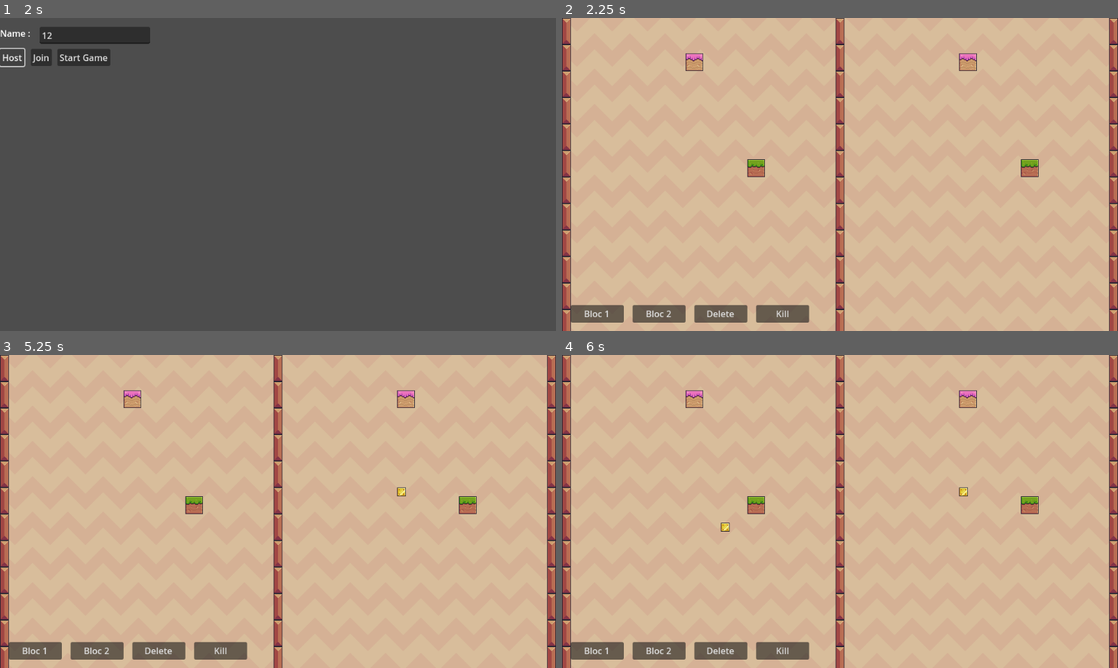
Above: before the commit, frames 1-4 (two rows, left to right).
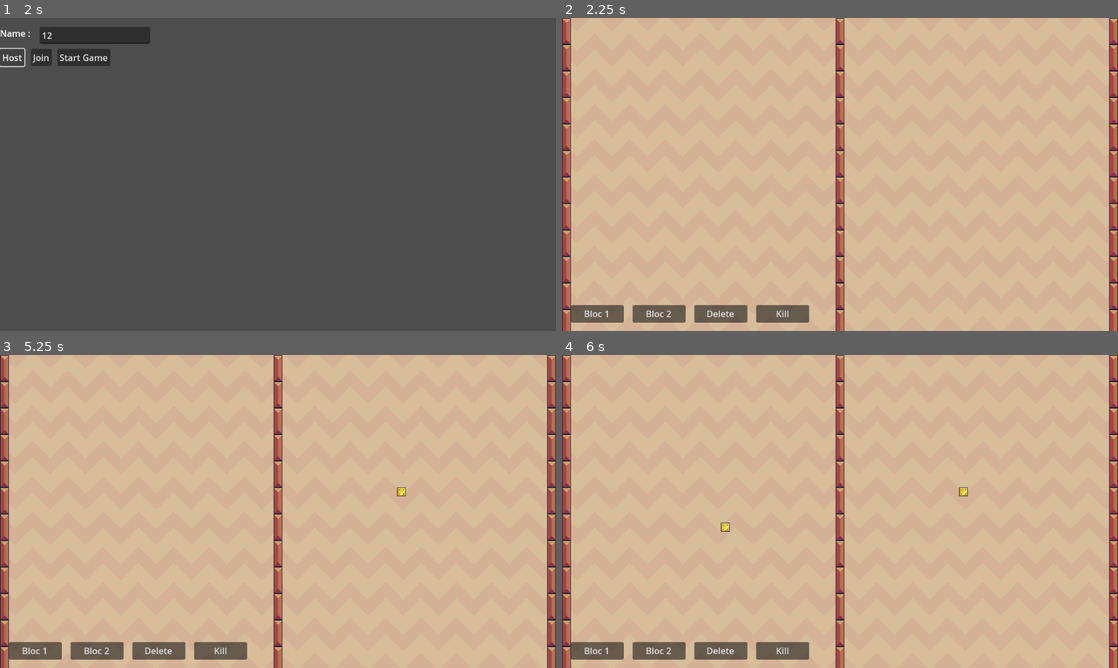
Above: after the commit, the same moments.

Repository: katsulon/Sly-Contest
Game: Godot game, scene res://Multiplayer/MultiplayerScene.tscn
The game is run twice, just before and just after one commit, with the same random seed, the same clock (stepped at 60 frames per second) and the same inputs.
Inputs (mouse positions are in pixels of both pictures, inside the frame that each line leads up to):
- Up to frame 1 (2 s): click (94, 36) at 0.52 s; type "12" at 0.6 s; click "Host" at 1.25 s
- Up to frame 2 (2.25 s): click "Start Game" at 2 s
- Up to frame 3 (5.25 s): click "Bloc 1" at 2.75 s; click "Bloc 2" at 3.5 s; click "Kill" at 4.25 s; tap Enter (ui_accept) at 5 s; move the mouse to (400, 495) at 5.02 s; hold Right (ui_right) from 5.03 s (still down); click (400, 495) at 5.1 s
- Up to frame 4 (6 s): keep holding Right (ui_right); tap Enter (ui_accept) at 5.27, 5.75 s; move the mouse to (728, 527) at 5.77 s; click (728, 527) at 5.85 s

Frame 1 is identical in both runs. In frame 2, 0.7% of the frame differs, in the area x 22-86%, y 11-51%; in frame 3, 0.7%; in frame 4, 0.7%.
Error in both runs: Invalid operands 'String' and 'int' in operator '+'. (res://MultiplayerController.gd:59)

Commit message:
Multiplayer fix

Diff:
--- a/Levels/level.gd
+++ b/Levels/level.gd
@@ -18,11 +18,15 @@
 var tile_map_pos = Vector2i(0,0)
 
 var x1Min = 1
-var x1Max = 29
+var x1Max = 30
 var yMin = 2
-var yMax = 30
+var yMax = 31
 var x2Min = x1Min + 31
 var x2Max = x1Max + 31
+var padding = 8
+
+var start = Vector2i(0,0)
+var end = Vector2i(0,0)
 
 func _ready():
 	var index = 0
@@ -35,19 +39,23 @@
 				currentPlayer.global_position = spawn.global_position
 		index += 1
 	pass
-	var startPos = start_finish()
 	if $MultiplayerSynchronizer.get_multiplayer_authority() == multiplayer.get_unique_id():
-		GameManager.Players[multiplayer.get_unique_id()].spawn = startPos
+		start = startBlockCoords(padding)
+		end = finishBlockCoords(start, padding)
+		GameManager.Players[multiplayer.get_unique_id()].spawn = spawnPos(start)
+		initBlockGen(start, end)
 	else:
-		GameManager.Players[multiplayer.get_unique_id()].spawn = Vector2i(startPos.x + 496, startPos.y)
+		await get_tree().create_timer(0.1).timeout
+		GameManager.Players[multiplayer.get_unique_id()].spawn = Vector2i(spawnPos(start).x + 496, spawnPos(start).y)
+		initBlockGen(start, end)
 
-func blocgen2x2(ULx,ULy,TMx,TMy):
+func blockGen2x2(ULx,ULy,TMx,TMy):
 	tile_map.set_cell(ground_layer, Vector2i(ULx,ULy), source_id, Vector2i(TMx,TMy))
 	tile_map.set_cell(ground_layer, Vector2i(ULx+1,ULy), source_id, Vector2i(TMx+2,TMy))
 	tile_map.set_cell(ground_layer, Vector2i(ULx,ULy+1), source_id, Vector2i(TMx,TMy+2))
 	tile_map.set_cell(ground_layer, Vector2i(ULx+1,ULy+1), source_id, Vector2i(TMx+2,TMy+2))
 
-func finish_coord(coord,padding,min_coord,max_coord,uppergap=0):
+func finishCoords(coord,padding,min_coord,max_coord,uppergap=0):
 	var rand1 = randi_range(min_coord,coord-(2+padding+uppergap))
 	var rand2 = randi_range(coord+(2+padding+uppergap),max_coord)
 
@@ -61,26 +69,34 @@
 	else:
 		return rand2
 
-func start_finish():
-	var padding = 8
-	var startx = randi_range(x1Min,x1Max)
-	var starty = randi_range(yMin,yMax)
-	var endx = randi_range(x1Min,x1Max)
-	var endy = randi_range(yMin,yMax)
-	# endx = finish_coord(startx,8,1,29)
-	if endx > startx-(padding+2) && endx < startx+(padding+2):
-		endy = finish_coord(starty,padding,yMin,yMax,2)
 
-	blocgen2x2(startx,starty,6,0)
-	blocgen2x2(endx,endy,6,8)
-	blocgen2x2(startx+31,starty,6,0)
-	blocgen2x2(endx+31,endy,6,8)
+func startBlockCoords(padding):
+	var startx = randi_range(x1Min,x1Max-1)
+	var starty = randi_range(yMin,yMax-1)
 
-	var start_pos = Vector2i(startx,starty-1)
+	return Vector2i(startx,starty)
+
+func finishBlockCoords(start_block_coords,padding):
+	var endx = randi_range(x1Min,x1Max-1)
+	var endy = randi_range(yMin,yMax-1)
+	if endx > start_block_coords.x-(padding+2) && endx < start_block_coords.x+(padding+2):
+		endy = finishCoords(start_block_coords.y,padding,yMin,yMax-1,2)
+
+	return Vector2i(endx,endy)
+
+func spawnPos(start_block_coords : Vector2i):
+	var start_pos = start_block_coords
+	start_pos.y -= 1
 	start_pos = tile_map.map_to_local(start_pos)
 	start_pos.x += 8
 
 	return start_pos
+
+func initBlockGen(start_block_coords,end_block_coords):
+	blockGen2x2(start_block_coords.x,start_block_coords.y,6,0)
+	blockGen2x2(end_block_coords.x,end_block_coords.y,6,8)
+	blockGen2x2(start_block_coords.x+31,start_block_coords.y,6,0)
+	blockGen2x2(end_block_coords.x+31,end_block_coords.y,6,8)
 
 func _on_button_pressed():
 	bloc_coord = Vector2i(12,9)
--- a/Levels/level.tscn
+++ b/Levels/level.tscn
@@ -469,6 +469,14 @@
 sources/0 = SubResource("TileSetAtlasSource_7ajcq")
 
 [sub_resource type="SceneReplicationConfig" id="SceneReplicationConfig_a7qin"]
+properties/0/path = NodePath(".:start")
+properties/0/spawn = true
+properties/0/sync = true
+properties/0/watch = false
+properties/1/path = NodePath(".:end")
+properties/1/spawn = true
+properties/1/sync = true
+properties/1/watch = false
 
 [node name="Level" type="Node2D"]
 script = ExtResource("1_ohocx")
--- a/MultiplayerController.gd
+++ b/MultiplayerController.gd
@@ -41,7 +41,7 @@
 		GameManager.Players[id] = {
 			"name" : name,
 			"id" : id,
-			"spawn" : 0
+			"spawn" : Vector2i(0,0)
 		}
 	if multiplayer.is_server():
 		for i in GameManager.Players:
